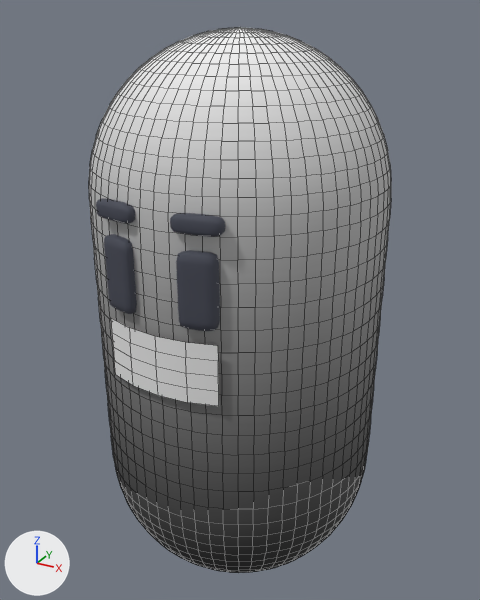
An edit to the FBX model Samples~/Shared Assets/Art/Characters/PillCharacter.fbx, drawn before and after from the same camera.
Camera for both pictures: a 50 mm camera at (1.057, -1.923, 2.053) aimed at (-0.013, 0.023, 1.08). The axes (+X, +Y, +Z) are drawn at lower left. The lights are the same throughout. The first picture is the older version. Mesh edges are drawn as thin lines on the coarser meshes. Where no turn or scale is listed for an object, it has been applied to the vertices.

The first picture shows 'Eyes', 'Mouth Plane', 'PillCharacterMesh'.
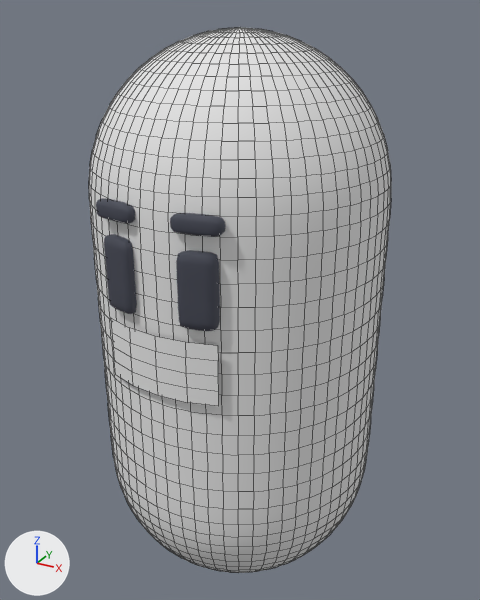
Commit message: Start implementing alive/dead flag in SimpleCharacter

Location of each change, [x1, y1, x2, y2] in pixels of the pictures (480 x 600 px):
'PillCharacterMesh', recoloured (grey to white)
    both: [89, 28, 391, 573]

What the commit changed:
Material 'ConfigurableGradient' (mat_configurablegradient) is new.
Its base color is (0.8, 0.8, 0.8) (white #e7e7e7).
Its roughness is 0.783.
me_pillcharactermesh_002 has 2882 vertices, 2880 faces and spans x -0.5..0.5, y -0.5..0.5, z 0.0..2.0.
me_pillcharactermesh_002 no longer uses material mat_material_002 (picture img_colormap_png).
me_pillcharactermesh_002 gains material mat_configurablegradient (white #e7e7e7).
